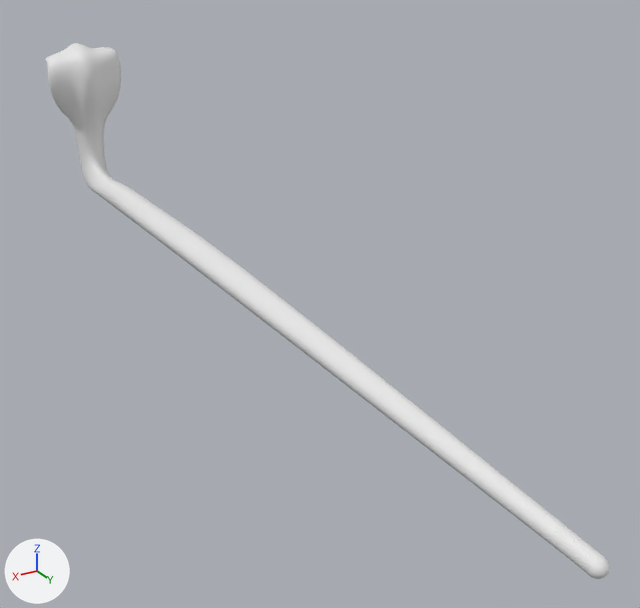
Two versions of the Blender file Piticot/PROIECT/SARPE.blend, one commit apart.
Rendered twice from a 50 mm lens placed at (17.0, 67.2, 17.7), pointed at (-3.6, 32.8, 0.5). Lighting does not change. The marker at lower left points along +X, +Y and +Z.

Before the edit, the objects in view are built like this:
```python
me_cube = bpy.data.meshes.new('Cube')
me_cube.from_pydata(...)  # 345 vertices, 356 faces, 1 loose edge; spans x -4.0..1.5, y 4.5..52.3, z -2.7..8.6
me_cube.polygons.foreach_set('use_smooth', [True] * 356)
me_cube.materials.append(mat_material_001)  # its picture is missing
ob_cube = bpy.data.objects.new('Cube', me_cube)
ob_cube.location = (1.13, 1.09, 2.12)
_m = ob_cube.modifiers.new('Subdivision', 'SUBSURF')
```
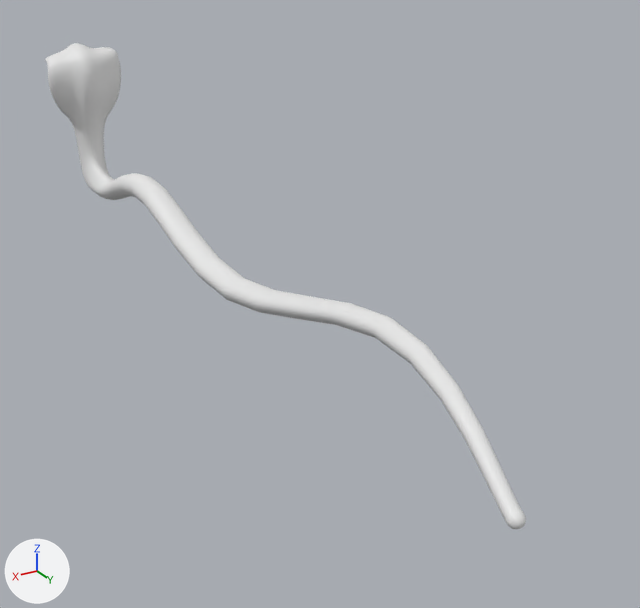
Commit message: update sarpe

Pixel boxes [x1, y1, x2, y2] of what changed, in the pictures (640 x 608 px):
```json
{"object": "Cube", "change": "reshaped", "before": [45, 43, 609, 579], "after": [45, 43, 526, 529], "on screen": "15% narrower, 9% shorter"}
{"part": 1, "of": "me_cube", "change": "built on", "before": [106, 184, 609, 579], "after": [108, 173, 526, 529]}
```

Scene script edits in JSON lines:
```json
{"block": "me_cube", "where": "# used by ob_cube; location = (1.13, 1.09, 2.12)"}
{"op": "remove", "block": "me_cube", "code": "me_cube.from_pydata(...)  # 345 vertices, 356 faces, 1 loose edge; spans x -4.0..1.5, y 4.5..52.3, z -2.7..8.6"}
{"op": "add", "block": "me_cube", "code": "me_cube.from_pydata(...)  # 355 vertices, 366 faces, 1 loose edge; spans x -6.4..1.5, y 4.5..47.6, z -6.3..8.6"}
{"block": "me_cube", "change": "me_cube part 1"}
{"block": "me_cube", "change": "10 faces are deleted"}
{"block": "me_cube", "change": "22 vertices in x -2.8..-2.0, y 51.7..52.3, z -2.7..-2.1 move by (-1.2, -4.7, -1.7)"}
{"block": "me_cube", "change": "12 vertices in x -2.8..-2.1, y 51.8..52.2, z -2.7..-2.1 move by (-1.2, -4.6, -1.7)"}
{"block": "me_cube", "change": "7 vertices in x -2.8..-2.1, y 51.7..52.0, z -2.6..-1.9 move by (-1.1, -4.7, -1.7)"}
{"block": "me_cube", "change": "7 vertices in x -2.8..-2.1, y 51.8..52.2, z -2.6..-2.0 move by (-1.1, -4.6, -1.7)"}
{"block": "me_cube", "change": "5 vertices in x -2.3..-1.0, y 15.5..15.8, z -1.4..0.1 move by (-1.2, -1.2, 2.2)"}
{"block": "me_cube", "change": "5 vertices in x -2.5..-0.8, y 26.0..26.4, z -1.4..0.2 move by (-1.9, -2.8, -4.9)"}
{"block": "me_cube", "change": "13 vertices move from x -2.7..-0.7, y 15.5..52.2, z -2.7..0.1 to x -4.2..-1.8, y 14.3..47.6, z -6.2..1.9"}
{"block": "me_cube", "change": "10 vertices are added at x -6.4..-5.2, y 37.3..37.5, z 0.2..1.4"}
{"block": "me_cube", "change": "20 new faces join them"}
```
